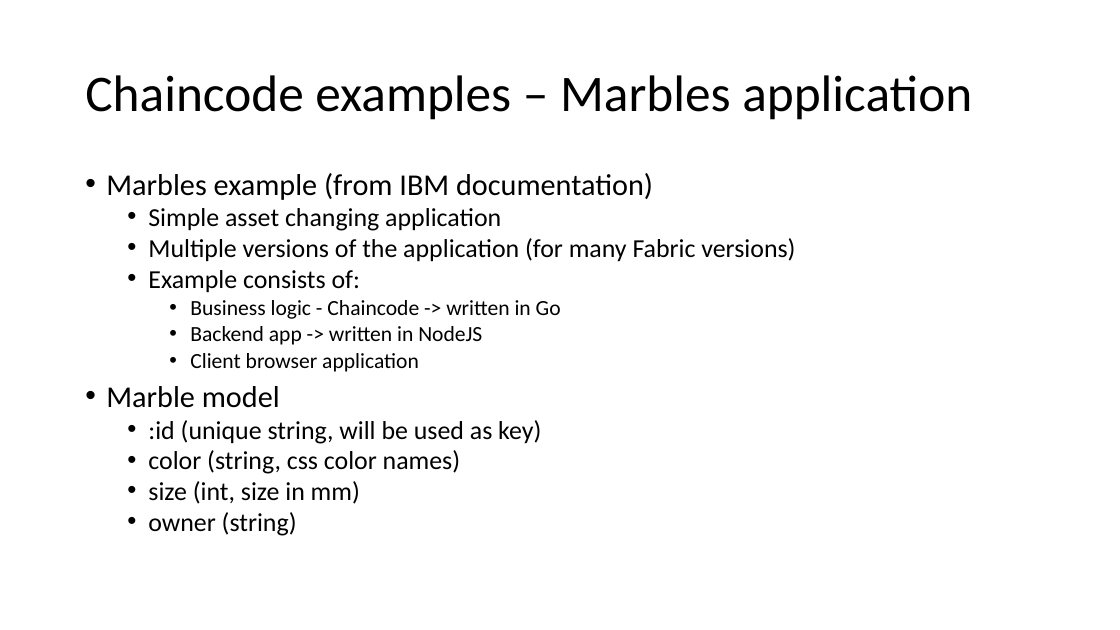
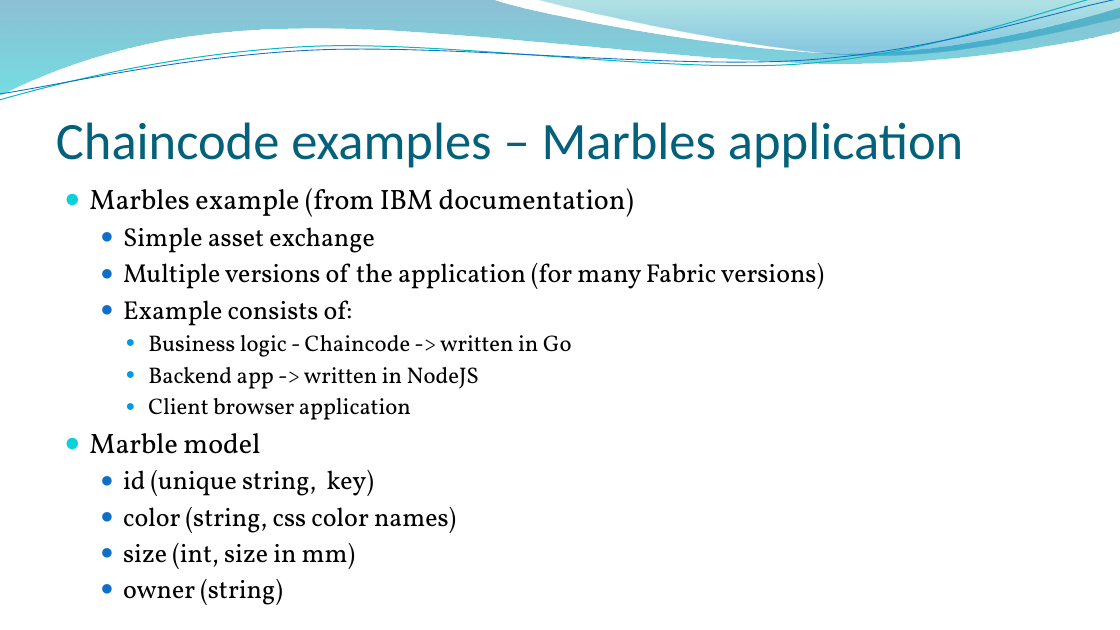
Before and after one commit to aleksamirkovic/blockchainExamples, a slide deck: slide 26 of HyperLedgerFabric.pptx (slide 28 before the commit). Drawn at 1120x630 pixels with LibreOffice and Linux fonts; fonts in the diff are those of the drawing; background and template pictures are left out. Boxes give left, top, right and bottom in pixels: in the first picture for what was removed or moved away, otherwise in the second. Text is boxed around its words. In the diff, an @@ line names an element or a change of style, - is before the commit and + after.

```diff
--- a/HyperLedgerFabric.pptx
+++ b/HyperLedgerFabric.pptx
@@ freeform shape added at (x1=0, y1=0, x2=1120, y2=95), fill gradient #0074A1 to #00C6CF @@
@@ freeform shape added at (x1=0, y1=0, x2=1120, y2=105), outline #0AB8BF 0.85 pt @@
@@ freeform shape added at (x1=0, y1=0, x2=1120, y2=100), outline #0F6FC6 0.75 pt @@
@@ freeform shape added at (x1=537, y1=0, x2=1120, y2=58), fill gradient #00A1A9 to #008BBF @@
@@ title "Chaincode examples – Marbles application" moved from (x1=85, y1=75, x2=972, y2=120) to (x1=56, y1=122, x2=963, y2=168) @@
@@ title "Chaincode examples – Marbles application" at (x1=56, y1=122, x2=963, y2=168): size 44 to 45 pt, text colour #000000 to #04617B; line spacing 0.9 to 1; vertical alignment middle to bottom @@
@@ text "Marbles example (from IBM documentation)" moved from (x1=106, y1=173, x2=795, y2=536) to (x1=89, y1=188, x2=824, y2=569) @@
@@ text at (x1=89, y1=188, x2=824, y2=569): size 25.9 to 24.1 pt in "Marbles example (from IBM documentation)", "Marble model"; font Calibri to Vollkorn in "Marbles example (from IBM documentation)", "Multiple versions of the application (for many ...", "Example consists of:", "Business logic - Chaincode -> written in ..." and 6 more places; size 18.5 to 19.4 pt in "Business logic - Chaincode -> written in ...", "Backend app -> written in NodeJS", "Client browser application"; bullet • to ●; line spacing 0.8 to 1; less space between paragraphs @@
@@ text at (x1=123, y1=227, x2=374, y2=253): text changed; font Calibri to Vollkorn @@
-  • Simple asset changing application
+  ● Simple asset exchange
@@ text at (x1=123, y1=470, x2=374, y2=496): text changed; font Calibri to Vollkorn @@
-  • :id (unique string, will be used as key)
+  ● id (unique string, key)
```
Also in this commit, not shown: 29 other slides changed, 1 slide added, 5 slides removed.
